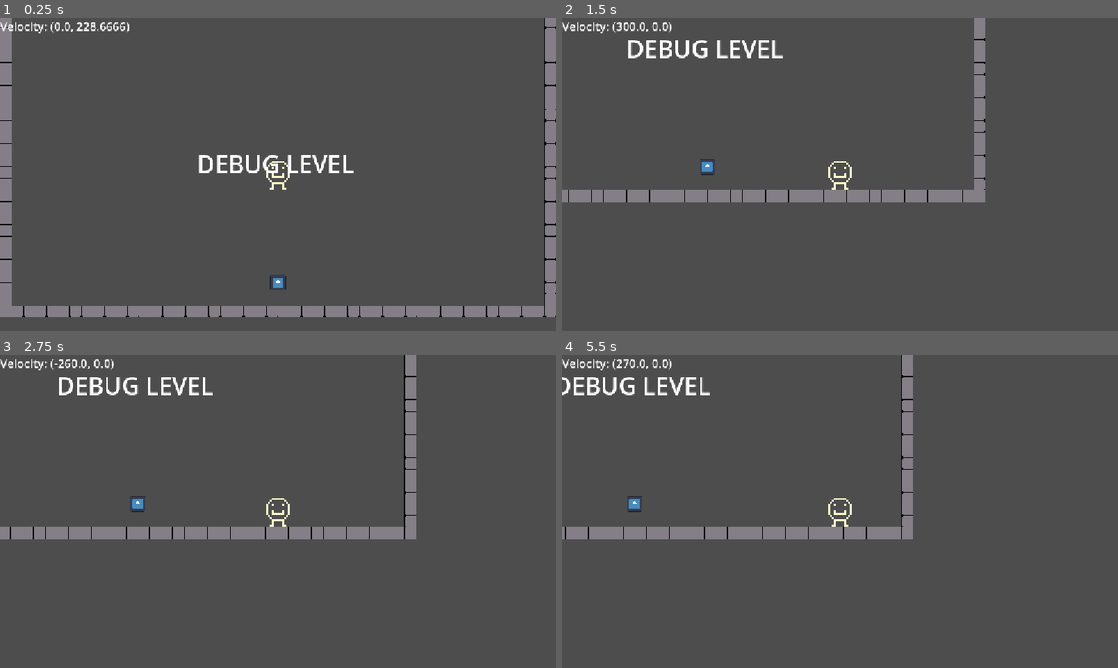
Above: before the commit, frames 1-4 (two rows, left to right).
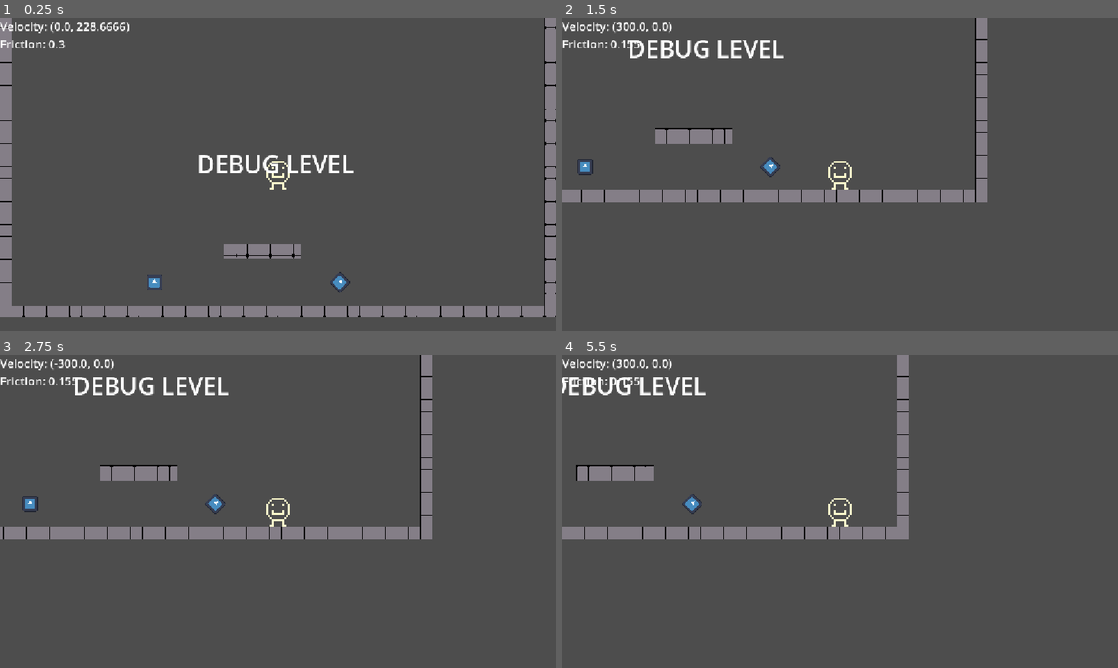
Above: after the commit, the same moments.

Repository: jakecolon3/cogwork
Game: Godot game, scene res://scenes/main.tscn
The game is run twice, just before and just after one commit, with the same random seed, the same clock (stepped at 60 frames per second) and the same inputs. The engine's default icon, where the game draws it, is replaced by a stand-in: a white triangle on a blue panel in a dark square.
Inputs:
- Up to frame 1 (0.25 s): no input
- Up to frame 2 (1.5 s): hold Right (move_right) from 0.53 s (still down); tap X (interact) at 0.6, 1.35 s; tap Space (jump) at 0.77 s
- Up to frame 3 (2.75 s): tap Space (jump) at 1.52 s; release Right (move_right) at 2.03 s; hold Left (move_left) from 2.03 s (still down); tap X (interact) at 2.1 s
- Up to frame 4 (5.5 s): release Left (move_left) at 2.78 s; hold Right (move_right) 2.78-4.28 s; tap X (interact) every 0.75 s from 2.85 to 5.1 s; tap Space (jump) at 3.02, 3.77, 4.52 s; hold Left (move_left) 4.28-5.03 s; hold Right (move_right) from 5.03 s (still down)

The runs differ from the first frame. In frame 1, 1.0% of the frame differs, in the area x 0-63%, y 7-88%; in frame 2, 2.3%; in frame 3, 4.9%, in the area x 0-78%, y 0-59%; in frame 4, 3.0%.

Commit message:
movement fixes and moving platforms

Diff:
--- a/scenes/main.tscn
+++ b/scenes/main.tscn
@@ -2,7 +2,6 @@
 
 [ext_resource type="PackedScene" uid="uid://0au7onwtrdaq" path="res://scenes/player.tscn" id="1_o5qli"]
 [ext_resource type="PackedScene" uid="uid://calh4p3vdfq2h" path="res://scenes/test_level.tscn" id="2_0wfyh"]
-[ext_resource type="PackedScene" uid="uid://ckyp1upbnj55a" path="res://scenes/rotator.tscn" id="3_sugp2"]
 [ext_resource type="PackedScene" uid="uid://dwcu4q4jqepj3" path="res://scenes/debug_hud.tscn" id="4_jyhfs"]
 
 [node name="Main" type="Node2D" unique_id=420152373]
@@ -12,9 +11,6 @@
 
 [node name="TestLevel" parent="." unique_id=232982170 instance=ExtResource("2_0wfyh")]
 
-[node name="Rotator" parent="." unique_id=1681111025 instance=ExtResource("3_sugp2")]
-position = Vector2(576, 576)
-
 [node name="HUD" type="CanvasLayer" parent="." unique_id=1830074562]
 
 [node name="DebugHud" parent="HUD" unique_id=15337092 instance=ExtResource("4_jyhfs")]
--- /dev/null
+++ b/scenes/platform.tscn
@@ -0,0 +1,22 @@
+[gd_scene format=3 uid="uid://b2v5eiqe33qjy"]
+
+[ext_resource type="Texture2D" uid="uid://bmy6w2tx5f4lx" path="res://sprite/tile.png" id="1_ba0x2"]
+[ext_resource type="Script" uid="uid://cmyghpm5comu" path="res://script/platform.gd" id="1_nlgqw"]
+
+[sub_resource type="RectangleShape2D" id="RectangleShape2D_6w6ra"]
+size = Vector2(160, 32)
+
+[node name="Platform" type="AnimatableBody2D" unique_id=808564488]
+script = ExtResource("1_nlgqw")
+
+[node name="CollisionShape2D" type="CollisionShape2D" parent="." unique_id=775236063]
+shape = SubResource("RectangleShape2D_6w6ra")
+
+[node name="TextureRect" type="TextureRect" parent="." unique_id=1235415942]
+offset_left = -80.0
+offset_top = -16.0
+offset_right = 80.0
+offset_bottom = 16.0
+texture = ExtResource("1_ba0x2")
+expand_mode = 1
+stretch_mode = 1
--- /dev/null
+++ b/scenes/platform_rotator.tscn
@@ -0,0 +1,11 @@
+[gd_scene format=3 uid="uid://qf5eg5w6gutf"]
+
+[ext_resource type="PackedScene" uid="uid://ckyp1upbnj55a" path="res://scenes/rotator.tscn" id="1_ogaqf"]
+[ext_resource type="Script" uid="uid://csvyhbau1xdjo" path="res://script/platform_rotator.gd" id="2_4w2xs"]
+
+[node name="PlatformRotator" unique_id=1681111025 node_paths=PackedStringArray("platforms") instance=ExtResource("1_ogaqf")]
+script = ExtResource("2_4w2xs")
+platforms = []
+
+[node name="Sprite2D" parent="." index="1" unique_id=1567596872]
+rotation = 0.7853982
--- a/scenes/test_level.tscn
+++ b/scenes/test_level.tscn
@@ -1,9 +1,18 @@
 [gd_scene format=3 uid="uid://calh4p3vdfq2h"]
 
 [ext_resource type="PackedScene" uid="uid://be420sg68kiu6" path="res://scenes/tile.tscn" id="1_gojnm"]
+[ext_resource type="PackedScene" uid="uid://b2v5eiqe33qjy" path="res://scenes/platform.tscn" id="2_paw1w"]
+[ext_resource type="PackedScene" uid="uid://ckyp1upbnj55a" path="res://scenes/rotator.tscn" id="3_x4b8f"]
+[ext_resource type="PackedScene" uid="uid://qf5eg5w6gutf" path="res://scenes/platform_rotator.tscn" id="4_tmr53"]
 
 [sub_resource type="LabelSettings" id="LabelSettings_6w6ra"]
 font_size = 50
+
+[sub_resource type="Curve2D" id="Curve2D_x4b8f"]
+_data = {
+"points": PackedVector2Array(0, 0, 0, 0, 0, 0, 0, 0, 0, 0, 0, -96, 0, 0, 0, 0, 112, -96, 0, 0, 0, 0, 160, -8, 0, 0, 0, 0, 208, -104)
+}
+point_count = 5
 
 [node name="TestLevel" type="Node2D" unique_id=232982170]
 
@@ -595,3 +604,18 @@
 offset_bottom = 365.0
 text = "DEBUG LEVEL"
 label_settings = SubResource("LabelSettings_6w6ra")
+
+[node name="Platform" parent="." unique_id=423917952 node_paths=PackedStringArray("path") instance=ExtResource("2_paw1w")]
+position = Vector2(544, 512)
+path = NodePath("../Path2D")
+
+[node name="Rotator" parent="." unique_id=1681111025 instance=ExtResource("3_x4b8f")]
+position = Vector2(320, 576)
+
+[node name="PlatformRotator" parent="." unique_id=1156032691 node_paths=PackedStringArray("platforms") instance=ExtResource("4_tmr53")]
+position = Vector2(704, 576)
+platforms = [NodePath("../Platform")]
+
+[node name="Path2D" type="Path2D" parent="." unique_id=489050284]
+position = Vector2(544, 512)
+curve = SubResource("Curve2D_x4b8f")
--- /dev/null
+++ b/script/platform.gd
@@ -0,0 +1,31 @@
+extends AnimatableBody2D
+class_name Platform
+
+@export var path: Path2D
+@export var platform_speed = 100.0
+var point_index = 0
+
+func step_forward() -> void:
+    print("stepping")
+    point_index = wrapi(point_index + 1, 0, path.curve.point_count)
+
+
+func step_backward() -> void:
+    print("stepping")
+    point_index = wrapi(point_index - 1, 0, path.curve.point_count)
+
+
+func _ready() -> void:
+    print("path: ", path)
+
+
+func _physics_process(delta: float) -> void:
+    if path:
+        print("position: ", position, "; target position: ", path.curve.get_point_position(point_index) + path.global_position)
+        var new_pos := path.curve.get_point_position(point_index) + path.global_position
+        print(new_pos)
+        position = position.move_toward(new_pos, platform_speed * delta)
+
+
+func _process(delta: float) -> void:
+    pass
--- /dev/null
+++ b/script/platform_rotator.gd
@@ -0,0 +1,21 @@
+extends Rotator
+class_name PlatformRotator
+
+@export var platforms: Array[Platform]
+
+func _ready() -> void:
+    if not platforms:
+        push_warning("There is a platform rotator without any assigned platforms!")
+    print("platform: ", platforms)
+
+
+func left_action() -> void:
+    super.left_action()
+    for platform in platforms:
+        platform.step_backward()
+
+
+func right_action() -> void:
+    super.right_action()
+    for platform in platforms:
+        platform.step_forward()
--- a/script/player.gd
+++ b/script/player.gd
@@ -5,12 +5,13 @@
 const SPEED            = 300.0
 const ACCEL            = 70.0
 const AIR_ACCEL        = 60.0
-const SPEED_CAP        = 300.0
+const SPEED_CAP_H      = 300.0
+const SPEED_CAP_V      = 10000.0
 const FRICTION_CAP     = 600.0
 const JUMP_VELOCITY    = -600.0
 const LERP_SPEED       = 12.0
 const INPUT_BUFFER     = 10
-const FRICTION         = 0.4
+const FRICTION         = 0.2
 const AIR_FRICTION     = 0.01
 const MAX_AIR_FRICTION = 0.3
 var gravity_direction: Vector2
@@ -18,6 +19,7 @@
 var attached         : bool
 var attached_to      : Rotator
 var input_buffer     : Array[String]
+var air_friction     : float
 
 
 func _ready() -> void:
@@ -49,29 +51,19 @@
         print("debug_4")
 
 
-func attach_to_rotator(rotator: Rotator) -> void:
+func rotator_interact(rotator: Rotator) -> void:
     if attached:
         attached = false
         return
     print("attached")
     attached    = true
     attached_to = rotator
-    velocity = Vector2.ZERO
-
-
-func rotate_gravity() -> void:
-    if Input.is_action_just_pressed("move_left"):
-        gravity_direction = gravity_direction.rotated(PI / 2)
-    if Input.is_action_just_pressed("move_right"):
-        gravity_direction = gravity_direction.rotated(3 * PI / 2)
 
 
 func _physics_process(delta: float) -> void:
     rotation = lerp_angle(rotation, gravity_direction.angle() - PI/2,
                           LERP_SPEED * delta)
     if attached:
-        position = position.lerp(attached_to.position, LERP_SPEED * delta)
-        rotate_gravity()
         return
     debug_inputs()
     right_vec = gravity_direction.orthogonal()
@@ -96,21 +88,17 @@
         and velocity.dot(gravity_direction) < 0.0):
         velocity = velocity.slide(gravity_direction)
 
-    var air_friction: float = lerp(MAX_AIR_FRICTION,
+    air_friction = lerp(MAX_AIR_FRICTION,
                                    AIR_FRICTION,
                                    clamp(velocity.slide(gravity_direction).length() / FRICTION_CAP,
                                    0, 1))
+    velocity -= velocity.slide(gravity_direction) * (
+                FRICTION if is_on_floor() else air_friction)
+    # TODO: rework this shit
+    #       I might've forgotten deltas in movement code
     var direction := Input.get_axis("move_left", "move_right")
     if direction:
-        var delta_velocity := direction * (ACCEL if is_on_floor()
-                                           else AIR_ACCEL) * right_vec
-        if (velocity.slide(gravity_direction) +
-            delta_velocity).length() <= SPEED_CAP or delta_velocity.slide(gravity_direction).length() < 0:
-            velocity += delta_velocity
-    if velocity.slide(gravity_direction).length() > SPEED_CAP or not direction:
-        velocity -= velocity.slide(gravity_direction) * (
-                    FRICTION if is_on_floor() else air_friction)
-
+        velocity = velocity.move_toward(direction * right_vec * SPEED_CAP_H + velocity.slide(right_vec), ACCEL)
 
     # needed for godot's internal physics stuff
     # WARN: maybe need to update this when attached
--- a/script/rotator.gd
+++ b/script/rotator.gd
@@ -2,32 +2,50 @@
 class_name Rotator
 
 var interactable: bool
+var attached    : bool = false
+var player      : Player
 
 
 func _ready() -> void:
-    pass # Replace with function body.
+    interactable = false
+
+
+func left_action() -> void:
+    player.gravity_direction = player.gravity_direction.rotated(PI / 2)
+
+
+func right_action() -> void:
+    player.gravity_direction = player.gravity_direction.rotated(3 * PI / 2)
+
+
+func rotate_player() -> void:
+    if Input.is_action_just_pressed("move_left"):
+        left_action()
+    if Input.is_action_just_pressed("move_right"):
+        right_action()
 
 
 func _process(delta: float) -> void:
     if Input.is_action_just_pressed("interact") and interactable:
-        # print("interacted")
         var bodies := get_overlapping_bodies()
-        var player: Player = null
         for body in bodies:
             if body.name == "Player":
                 player = body as Player
+                attached = !attached
                 break
         if player:
-            player.attach_to_rotator(self)
+            player.rotator_interact(self)
+    if attached:
+        player.position = player.position.lerp(position, player.LERP_SPEED * delta)
+        player.velocity = Vector2.ZERO
+        rotate_player()
 
 
 func _on_body_entered(body: Node2D) -> void:
     if body.name == "Player":
         interactable = true
-        # print("player entered rotator")
 
 
 func _on_body_exited(body: Node2D) -> void:
     if body.name == "Player":
         interactable = false
-        # print("player exited rotator")
--- a/script/spedometer.gd
+++ b/script/spedometer.gd
@@ -8,4 +8,5 @@
 
 # Called every frame. 'delta' is the elapsed time since the previous frame.
 func _process(delta: float) -> void:
-    text = "Velocity: {a}".format({"a": get_node('/root/Main/Player').velocity})
+    var player := get_node('/root/Main/Player')
+    text = "Velocity: {a}\nFriction: {b}".format({"a": player.velocity, "b": player.air_friction})
Not shown, added: script/platform.gd.uid
Not shown, added: script/platform_rotator.gd.uid
Not shown, changed: game.md
